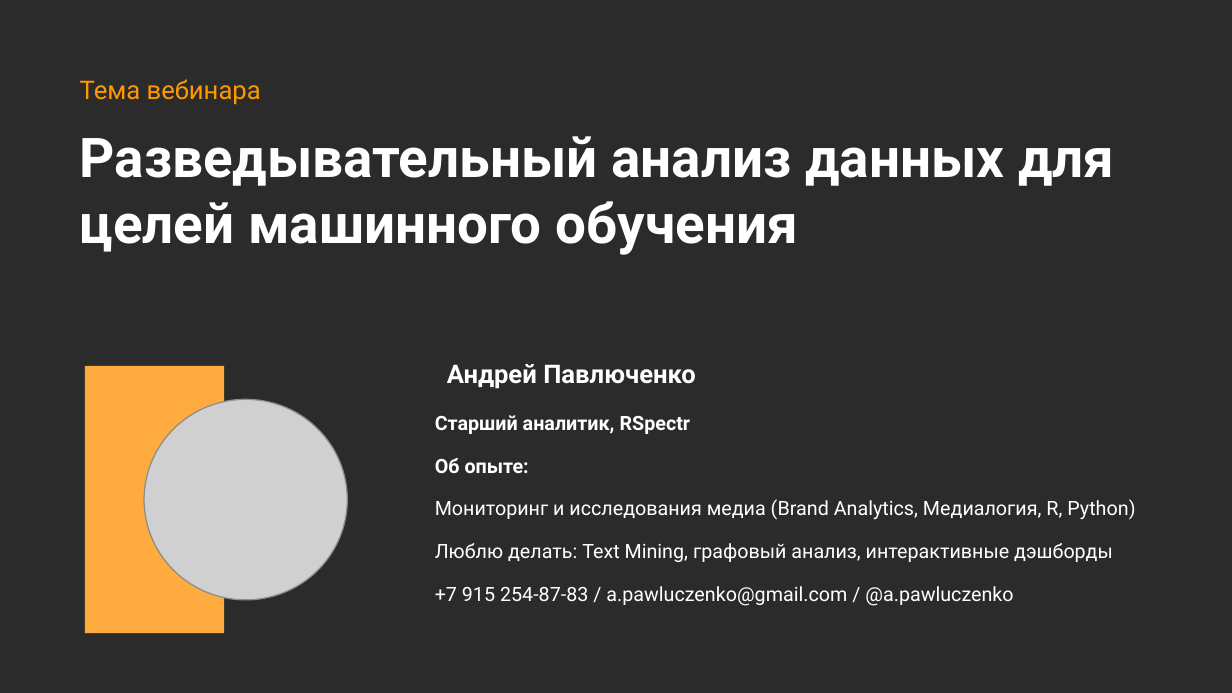
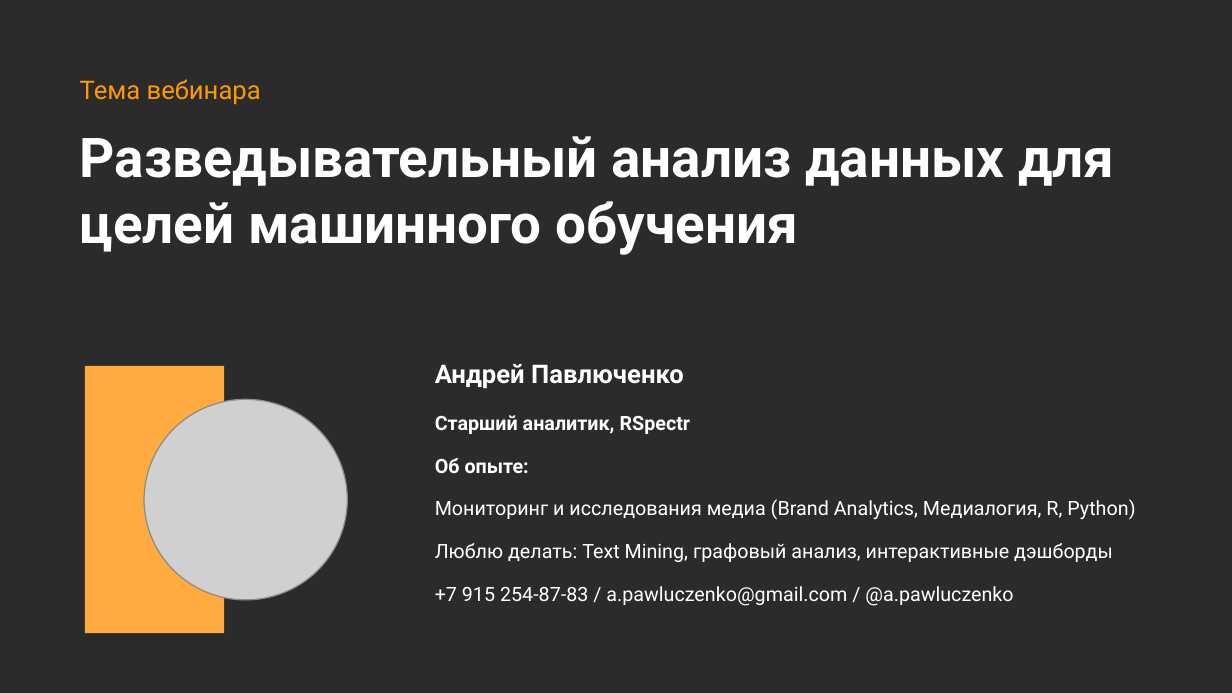
Before and after one commit to Marwolaeth/OTUS_R4DA, a slide deck: slide 3 of teaching/R4DA-EDA4ML.pptx. Drawn at 1232x693 pixels with LibreOffice and Linux fonts; fonts in the diff are those of the drawing; grey boxes stand for pictures; background and template pictures are left out; a plain dark background stands for a picture behind light text. Boxes give left, top, right and bottom in pixels: in the first picture for what was removed or moved away, otherwise in the second. Text is boxed around its words. In the diff, an @@ line names an element or a change of style, - is before the commit and + after.

```diff
--- a/teaching/R4DA-EDA4ML.pptx
+++ b/teaching/R4DA-EDA4ML.pptx
@@ text "Андрей Павлюченко": place and size @@
-text "Андрей Павлюченко" at [447,364,696,389]
+text "Андрей Павлюченко" at [435,364,684,389]
```
Also in this commit, not shown: 33 other files.
